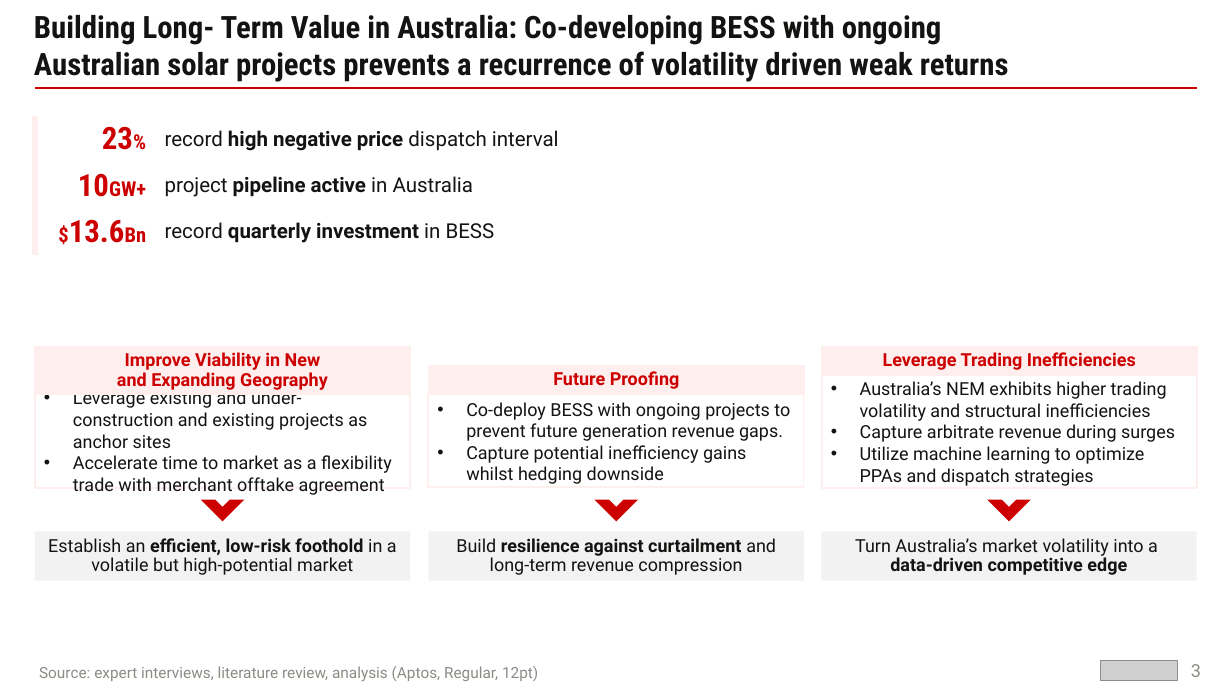
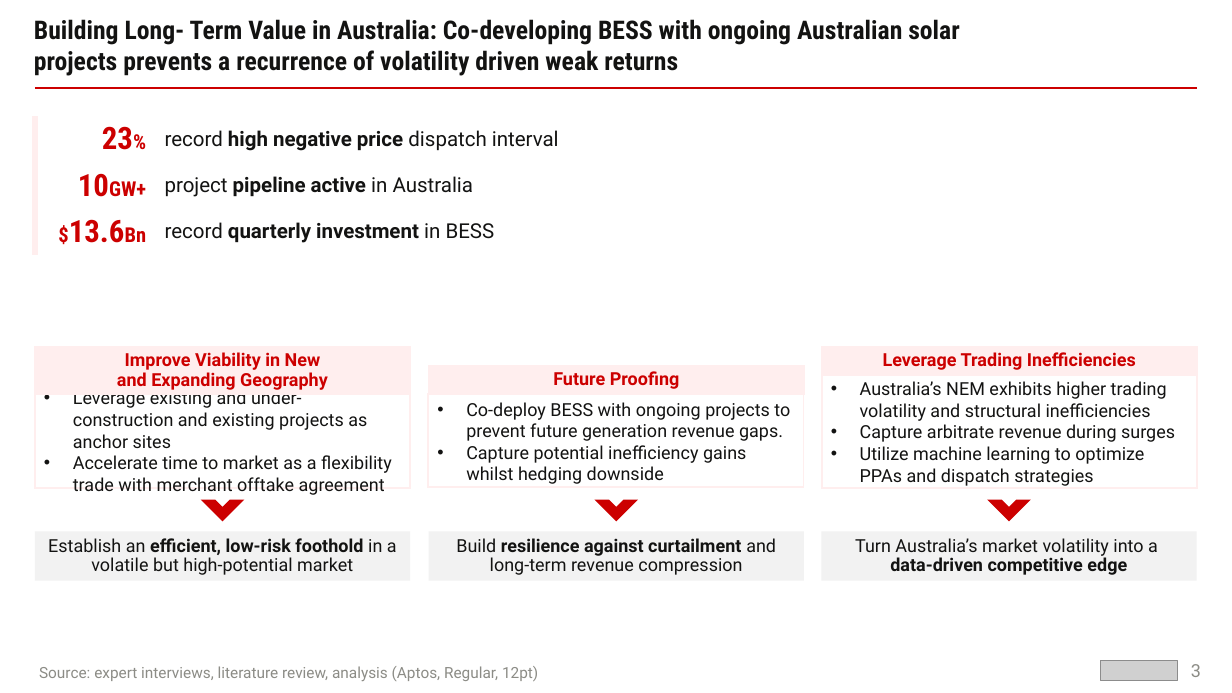
Before and after one commit to mrtsels/Bainsight, a slide deck: slide 3 of Drafts/Design Draft.pptx. Drawn at 1232x693 pixels with LibreOffice and Linux fonts; fonts in the diff are those of the drawing; grey boxes stand for pictures. Boxes give left, top, right and bottom in pixels: in the first picture for what was removed or moved away, otherwise in the second. Text is boxed around its words. In the diff, an @@ line names an element or a change of style, - is before the commit and + after.

```diff
--- a/Drafts/Design Draft.pptx
+++ b/Drafts/Design Draft.pptx
@@ text "Building Long- Term Value in ..." at [34,19,960,76]: size 24 to 20 pt @@
```
Also in this commit, not shown: 4 other slides changed, 1 slide added, 5 other files.
